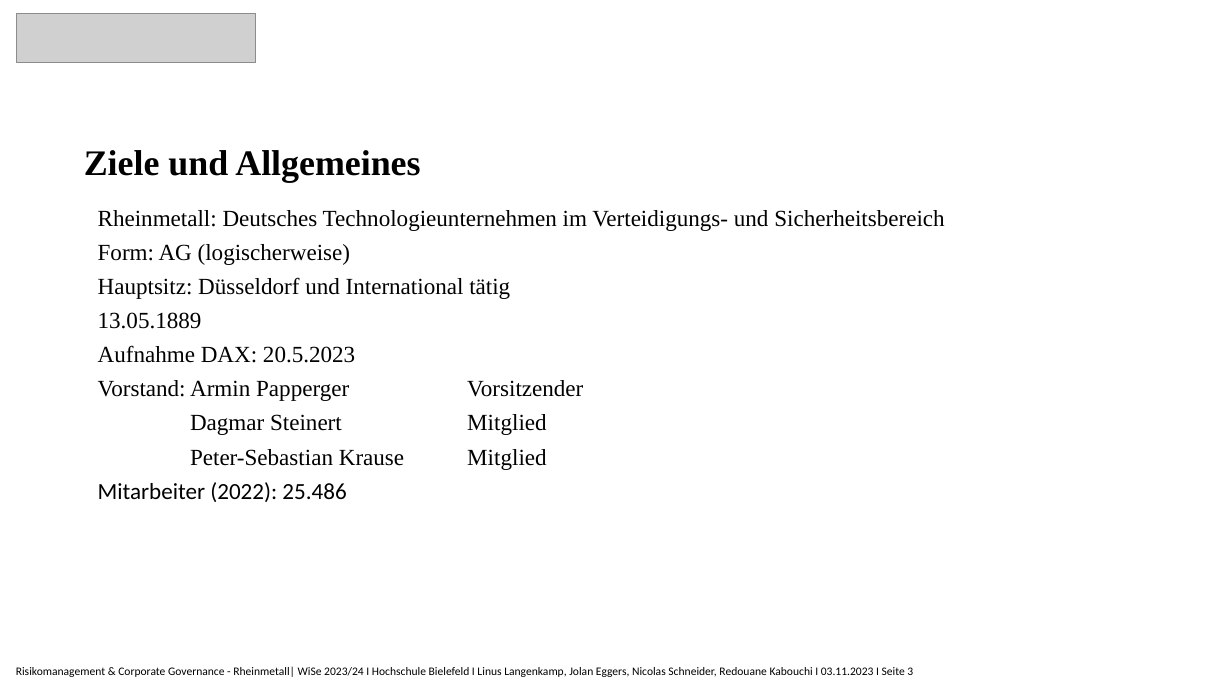
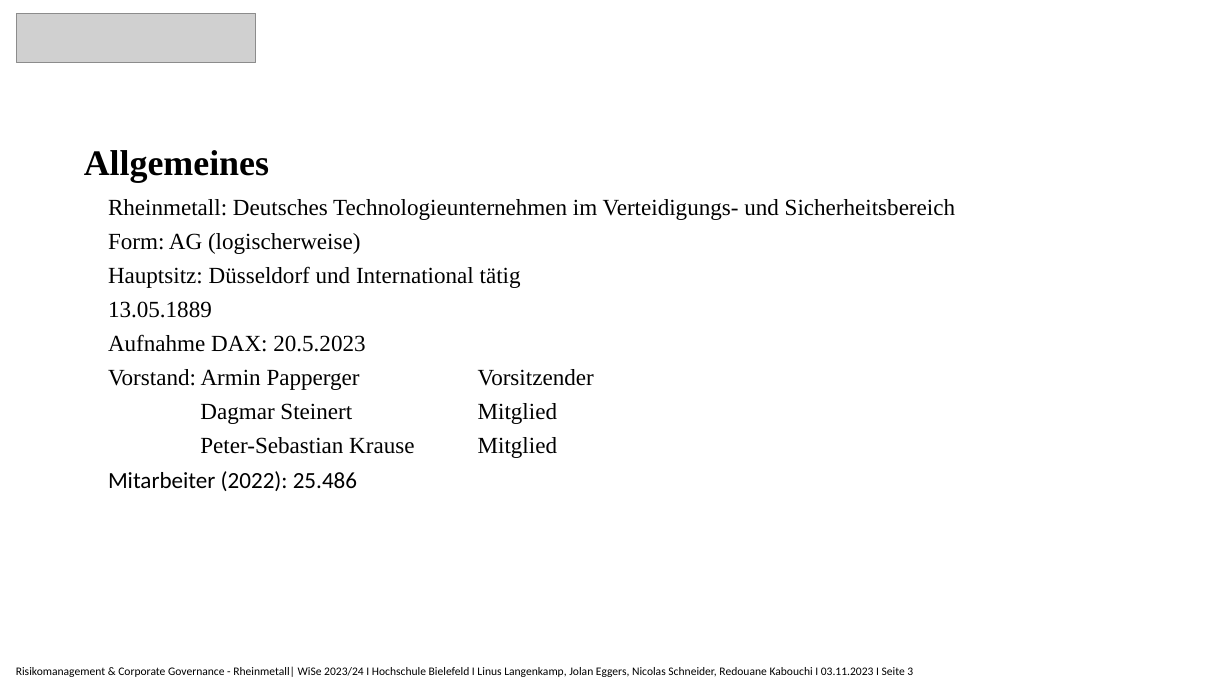
Before and after one commit to Nicolas2912/Risikomanagment_Rheinmetall, a slide deck: slide 3 of Rheinmetall_Präsentation.pptx. Drawn at 1232x693 pixels with LibreOffice and Linux fonts; fonts in the diff are those of the drawing; grey boxes stand for pictures. Boxes give left, top, right and bottom in pixels: in the first picture for what was removed or moved away, otherwise in the second. Text is boxed around its words. In the diff, an @@ line names an element or a change of style, - is before the commit and + after.

Commit message:
Add Ziele

```diff
--- a/Rheinmetall_Präsentation.pptx
+++ b/Rheinmetall_Präsentation.pptx
@@ title at (84,150,269,183): text changed @@
-Ziele und Allgemeines
+Allgemeines
@@ text "Rheinmetall: Deutsches Technologieunternehmen im Verteidigun ...": place and size @@
-text "Rheinmetall: Deutsches Technologieunternehmen im Verteidigun ..." at (98,210,944,502)
+text "Rheinmetall: Deutsches Technologieunternehmen im Verteidigun ..." at (108,199,955,491)
```
Also in this commit, not shown: 1 slide added.
